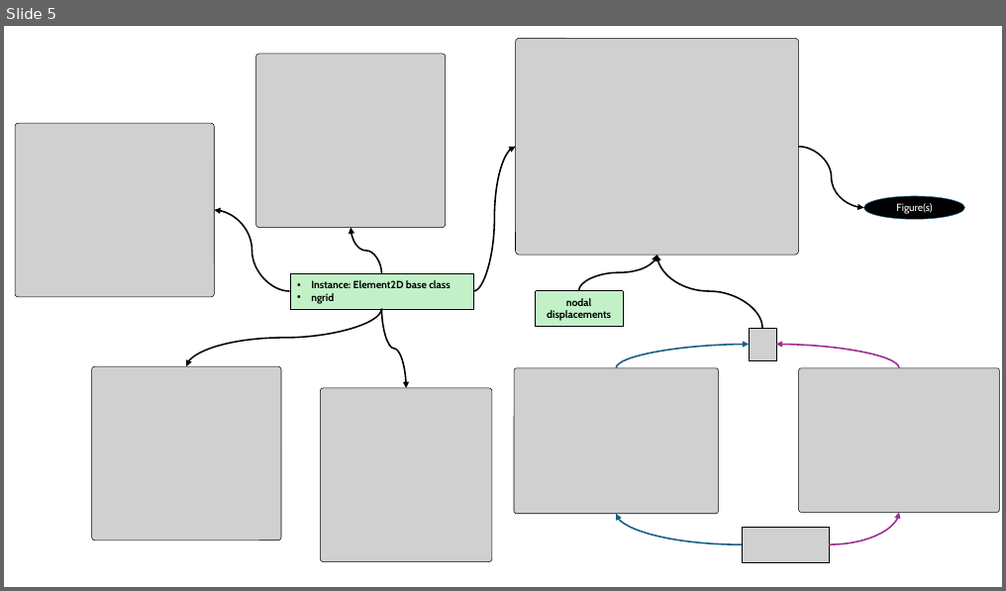
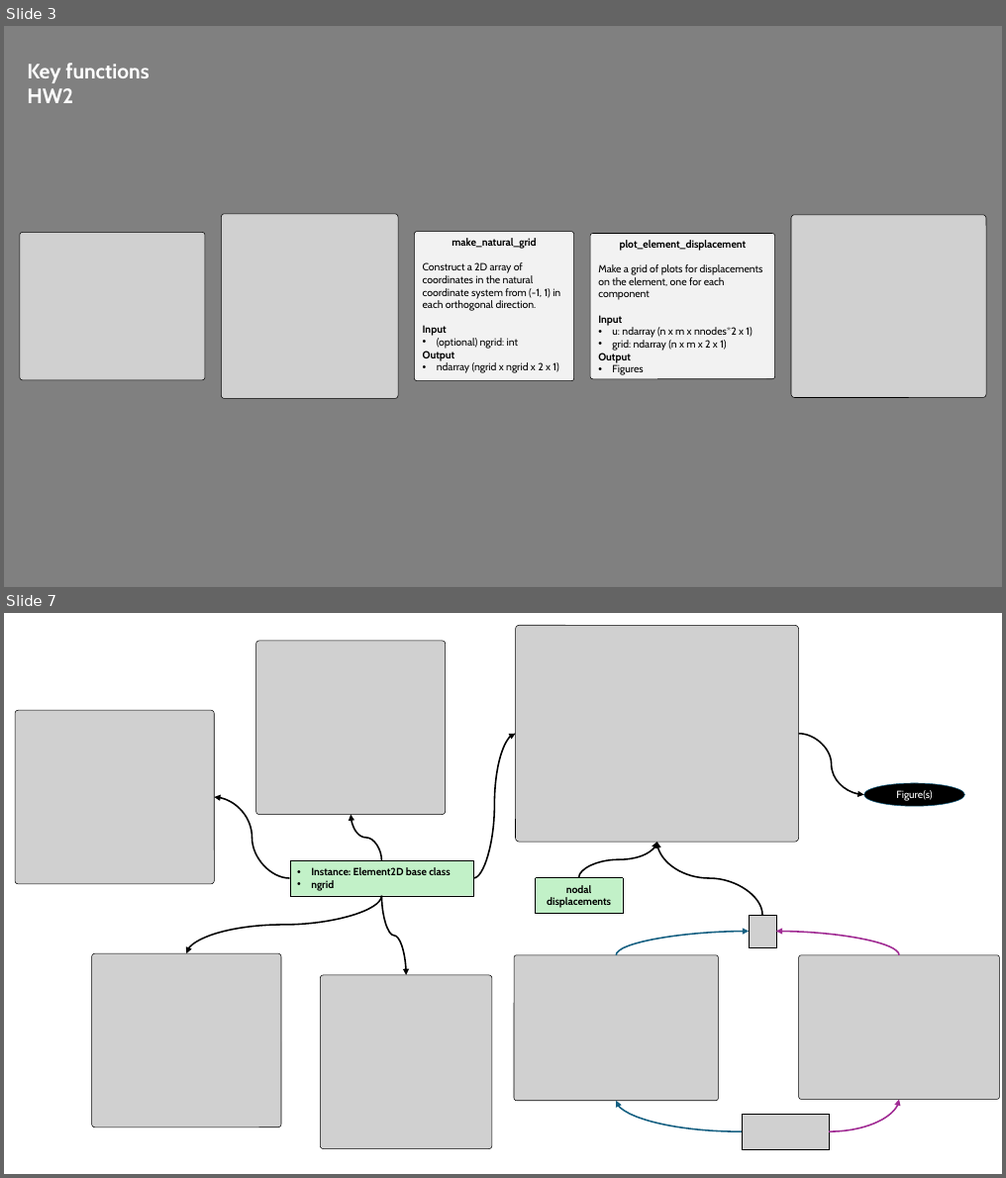
Before and after one commit to mnolaya/theory-of-fea, a slide deck: homeworks/hw_flowcharts.pptx. Shown one above the other, each under a label of ours: slide 5 before the commit, slides 3 and 7 after it; the slides between them are not shown. The pictures are 1006x591 and 1006x1178 pixels, drawn with LibreOffice and Linux fonts; fonts in the diff are those of the drawing; grey boxes stand for pictures. Boxes give left, top, right and bottom in pixels: in the first picture for what was removed or moved away, otherwise in the second. Text is boxed around its words. In the diff, an @@ line names an element or a change of style, - is before the commit and + after.

```diff
--- a/homeworks/hw_flowcharts.pptx
+++ b/homeworks/hw_flowcharts.pptx
@@ slide 3 added at [4, 26, 1002, 587], background #808080 @@
@@ text added at [27, 63, 149, 103], 20 pt, text #FFFFFF, bold @@
+Key functions
+HW2
@@ picture added at [20, 233, 205, 380] @@
@@ picture added at [221, 214, 398, 399] @@
@@ rounded rectangle added at [414, 232, 573, 381], fill #F2F2F2, outline #000000 0.5 pt, 10 pt, text #000000 @@
+make_natural_grid
+Construct a 2D array of coordinates in the natural coordinate system from (-1, 1) in each orthogonal direction.
+Input
+• (optional) ngrid: int
+Output
+• ndarray (ngrid x ngrid x 2 x 1)
@@ rounded rectangle added at [590, 233, 775, 379], fill #F2F2F2, outline #000000 0.5 pt, 10 pt, text #000000 @@
+plot_element_displacement
+Make a grid of plots for displacements on the element, one for each component
+Input
+• u: ndarray (n x m x nnodes*2 x 1)
+• grid: ndarray (n x m x 2 x 1)
+Output
+• Figures
@@ picture added at [792, 215, 987, 397] @@
@@ what was slide 5 is now slide 7 @@
```
Also in this commit, not shown: 3 slides changed, 1 other slide added, 2 other files.
